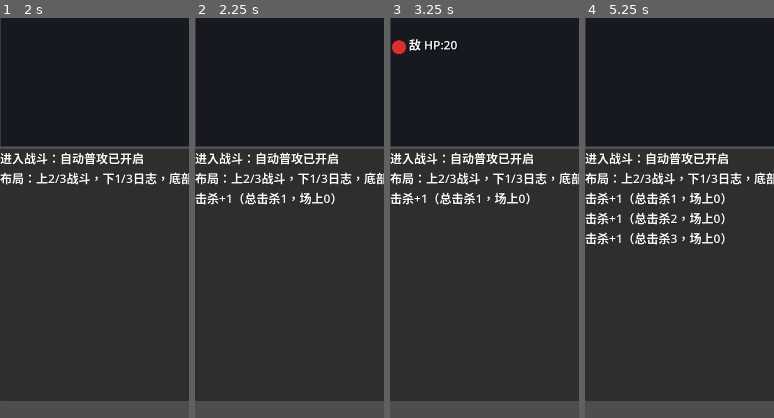
Above: before the commit, frames 1-4 (left to right).
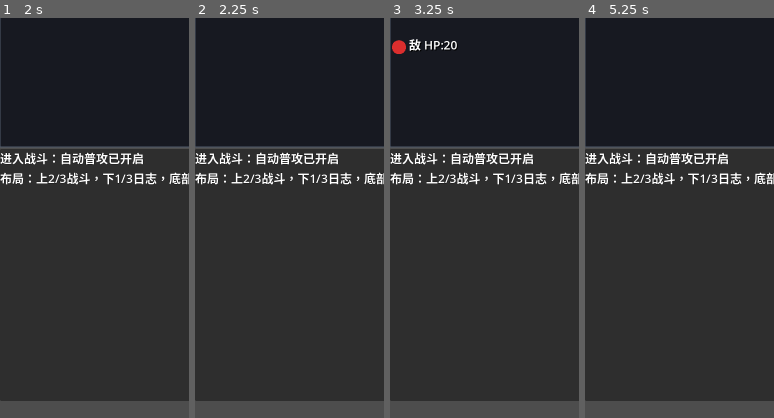
Above: after the commit, the same moments.

Repository: eat-chestnut/shanhaiidle
Game: Godot game, scene res://ui/pages/PageBattle.tscn
Same seed, same stepped clock (60 frames per second), same inputs: the game is played once before the commit and once after it.
Inputs:
- Up to frame 1 (2 s): tap Enter at 0.5 s; tap Space at 1.25 s
- Up to frame 2 (2.25 s): no input
- Up to frame 3 (3.25 s): tap Enter at 2.75 s
- Up to frame 4 (5.25 s): tap Space at 4.25 s; tap Enter at 5 s
The pictures show only the part of the screen within x 0-50%, y 47-97%; the shares and areas given below are measured in that part.

Frame 1 is identical in both runs. In frame 2, 1.0% of the frame differs, in the area x 0-75%, y 43-47%; in frame 3, 1.0%; in frame 4, 2.9%, in the area x 0-75%, y 43-57%.

Commit message:
Prompt 1.8：减少日志刷屏（把“每次普攻/每次击杀细节”变成“节奏化播报”）
目标：日志可读，不被刷屏。

修改 res://ui/pages/BattleCanvas.gd（只改日志输出逻辑，不改战斗逻辑）：

1) 禁止输出每次普攻相关日志（如果有的话都删掉）
2) 击杀日志改成每 5 次击杀输出一次汇总：
- kills 每增加 1 仍然计数
- 只有当 kills % 5 == 0 时才写日志：
  “击杀累计：{kills}（场上{enemies.size}）”
3) 当敌人数量变化过大时补一条（可选但建议）：
- 若 enemies.size 在 1 秒内首次达到 10 / 20 / 30…（每 10 个台阶）输出：
  “敌群增多：场上{enemies.size}”

验收：
- 日志滚动速度明显慢下来
- 仍能从日志感知战斗节奏

Diff:
--- a/ui/pages/BattleCanvas.gd
+++ b/ui/pages/BattleCanvas.gd
@@ -18,6 +18,8 @@
 
 var _spawn_timer := 0.0
 var _attack_timer := 0.0
+var _enemy_group_log_cooldown: float = 0.0
+var _logged_enemy_steps: Dictionary = {}
 
 func _ready() -> void:
 	randomize()
@@ -25,6 +27,9 @@
 
 func _process(delta: float) -> void:
 	player["pos"] = size * 0.5
+
+	if _enemy_group_log_cooldown > 0.0:
+		_enemy_group_log_cooldown = maxf(0.0, _enemy_group_log_cooldown - delta)
 
 	_spawn_timer += delta
 	while _spawn_timer >= spawn_interval:
@@ -37,6 +42,7 @@
 		_attack_timer -= attack_interval
 		_auto_attack()
 
+	_try_log_enemy_group_growth()
 	queue_redraw()
 
 func _try_spawn_enemy() -> void:
@@ -88,9 +94,25 @@
 	if int(enemy["hp"]) <= 0:
 		enemies.remove_at(target_index)
 		kills += 1
-		EventBus.add_log("击杀+1（总击杀%d，场上%d）" % [kills, enemies.size()])
+		if kills % 5 == 0:
+			EventBus.add_log("击杀累计：%d（场上%d）" % [kills, enemies.size()])
 	else:
 		enemies[target_index] = enemy
+
+func _try_log_enemy_group_growth() -> void:
+	if _enemy_group_log_cooldown > 0.0:
+		return
+
+	var enemy_count := enemies.size()
+	var step: int = enemy_count - (enemy_count % 10)
+	if step < 10:
+		return
+	if _logged_enemy_steps.has(step):
+		return
+
+	_logged_enemy_steps[step] = true
+	_enemy_group_log_cooldown = 1.0
+	EventBus.add_log("敌群增多：场上%d" % enemy_count)
 
 func _find_nearest_enemy_index() -> int:
 	var player_pos: Vector2 = player["pos"]
